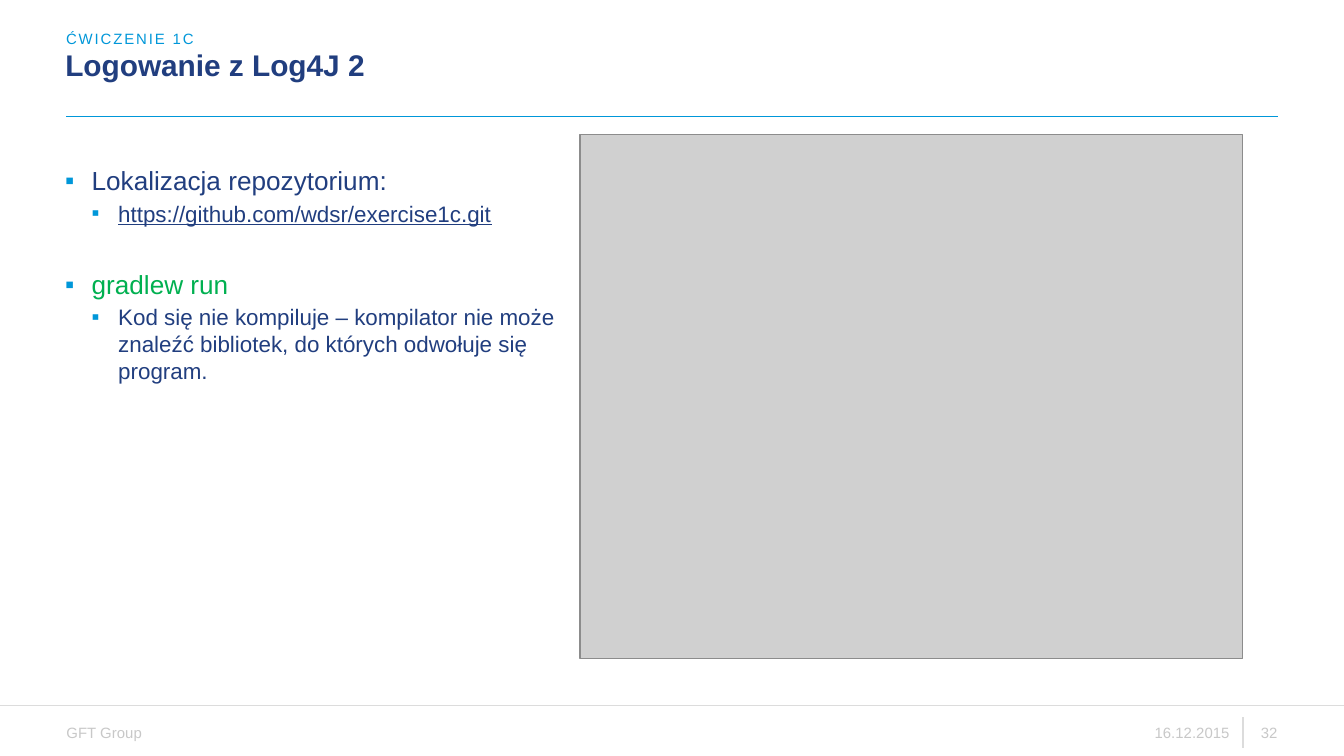
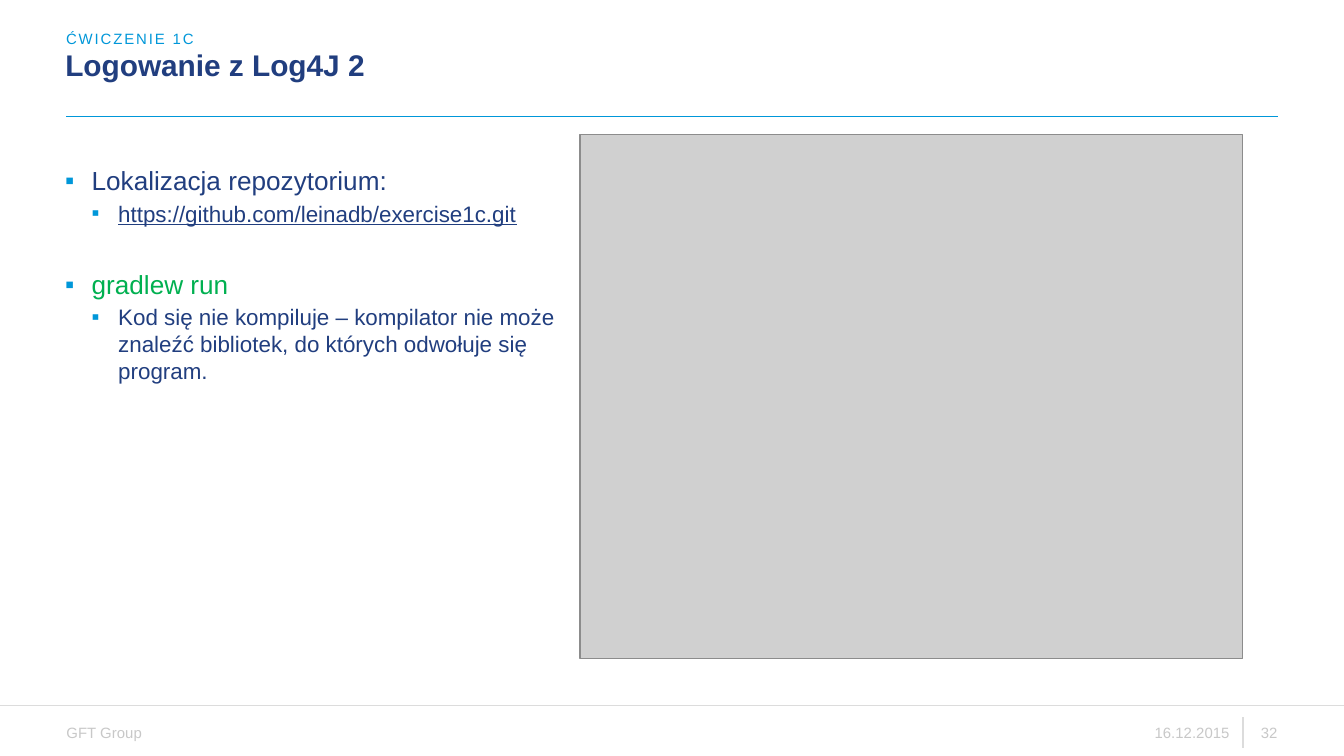
Before and after one commit to zenek24pl/exercise1a, a slide deck: slide 32 of WDSR - ćwiczenie 1.pptx. Drawn at 1344x756 pixels with LibreOffice and Linux fonts; fonts in the diff are those of the drawing; grey boxes stand for pictures; background and template pictures are left out. Boxes give left, top, right and bottom in pixels: in the first picture for what was removed or moved away, otherwise in the second. Text is boxed around its words. In the diff, an @@ line names an element or a change of style, - is before the commit and + after.

```diff
--- a/WDSR - ćwiczenie 1.pptx
+++ b/WDSR - ćwiczenie 1.pptx
@@ text at box(118, 205, 516, 227): text changed @@
-  ▪ https://github.com/wdsr/exercise1c.git
+  ▪ https://github.com/leinadb/exercise1c.git
```
Also in this commit, not shown: 4 other slides changed.
